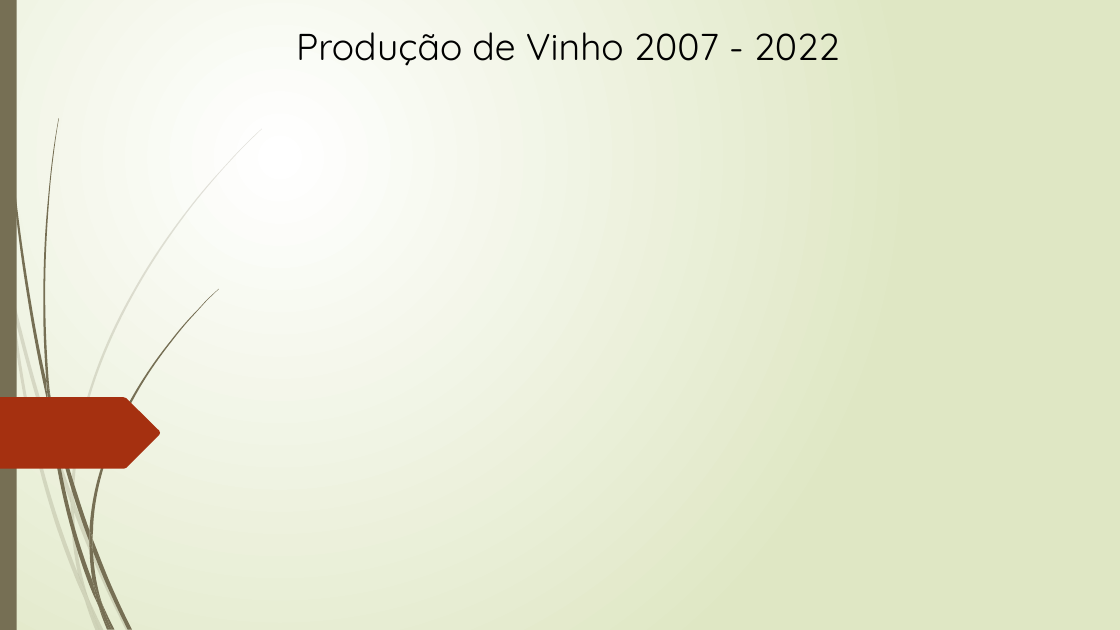
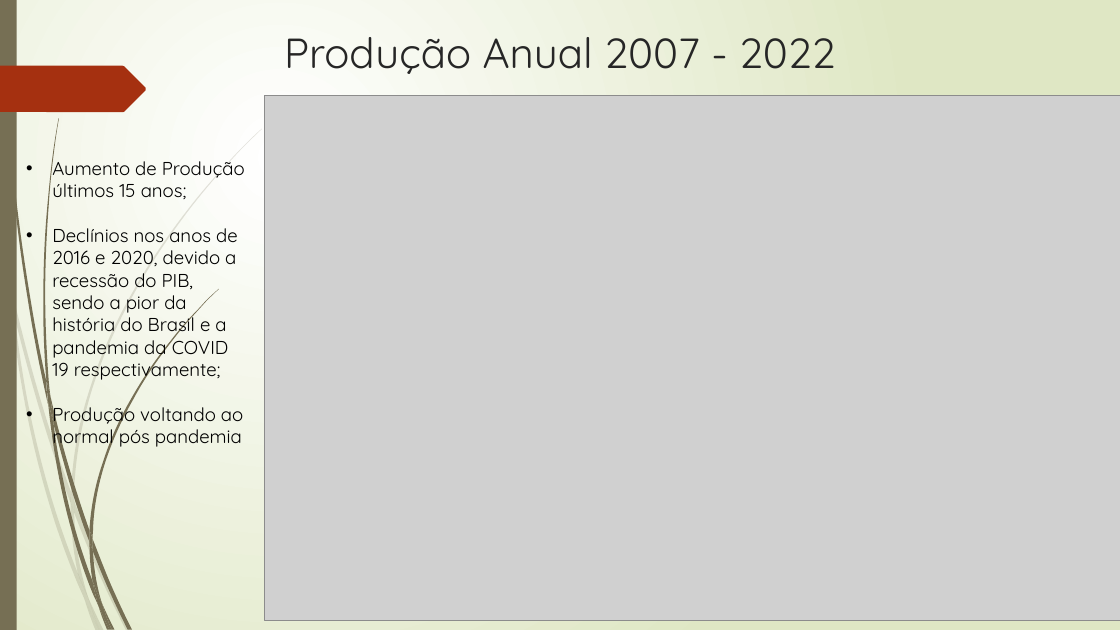
Before and after one commit to SinxCode/Tech-Challenge, a slide deck: slide 2 of Tech - Challenge.pptx. Drawn at 1120x630 pixels with LibreOffice and Linux fonts; fonts in the diff are those of the drawing; grey boxes stand for pictures. Boxes give left, top, right and bottom in pixels: in the first picture for what was removed or moved away, otherwise in the second. Text is boxed around its words. In the diff, an @@ line names an element or a change of style, - is before the commit and + after.

```diff
--- a/Tech - Challenge.pptx
+++ b/Tech - Challenge.pptx
@@ title at [284, 37, 835, 74]: text changed; size 32 to 36 pt; text colour #000000 to #262626 @@
-Produção de Vinho 2007 - 2022
+Produção Anual 2007 - 2022
@@ freeform shape: place and size @@
-freeform shape at [0, 397, 160, 469]
+freeform shape at [0, 66, 146, 112]
@@ picture added at [265, 95, 1120, 620] @@
@@ text added at [52, 155, 245, 450], 16 pt, text #000000 @@
+• Aumento de Produção últimos 15 anos;
+• Declínios nos anos de 2016 e 2020, devido a recessão do PIB, sendo a pior da história do Brasil e a pandemia da COVID 19 respectivamente;
+• Produção voltando ao normal pós pandemia
```
Also in this commit, not shown: 5 slides added, 1 other file.
